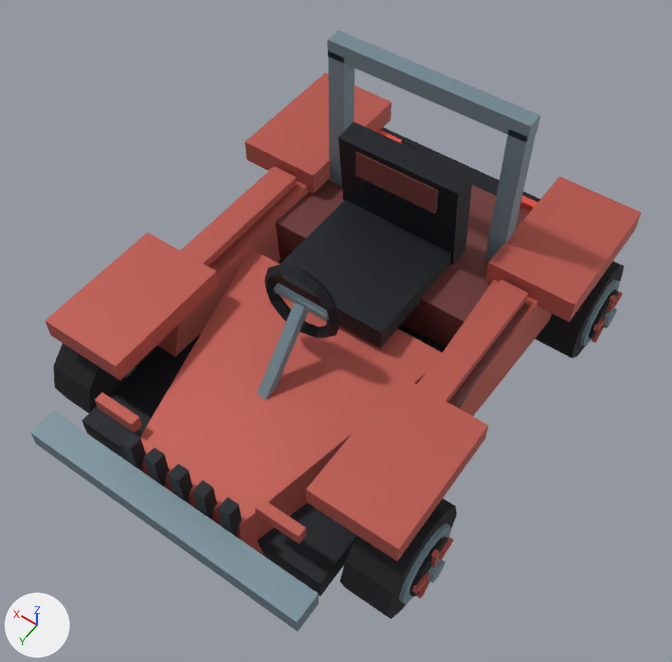
An edit to the glTF model DLC/Saw/assets/kart/saw/lawrence-gordon/kart.glb, drawn before and after from the same camera.
Both versions are drawn from a 50 mm camera at (-1.84, 2.72, 4.51) aimed at (-0.09, 0.27, 0.66). Arrows for +X, +Y and +Z are at lower left; the lights stay in place. The older version comes first. Where no turn or scale is listed for an object, it has been applied to the vertices. Vertices at exactly the same position are counted once.

Names of what the first picture shows: 'chassis', 'wheel-front-left', 'wheel-front-right', 'wheel-rear-left'.
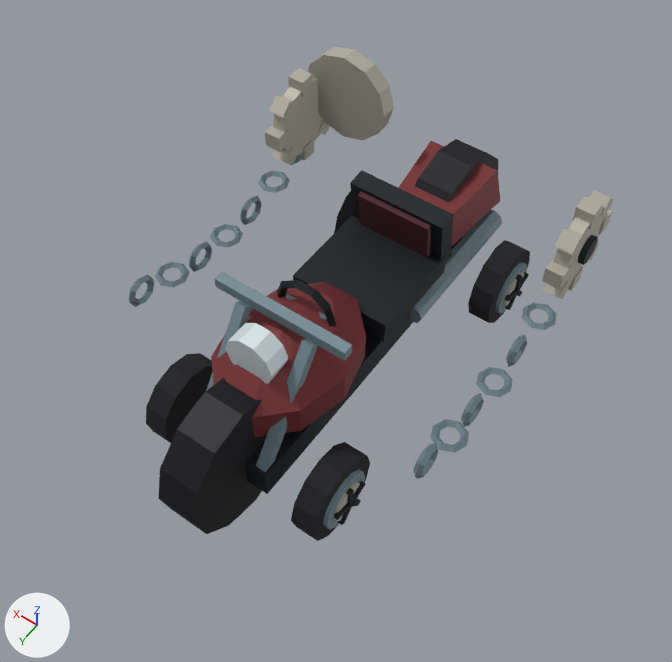
What differs and where, as boxes (x1, y1, x2, y2) in the pictures (672 x 662 px; the box of a moved part takes in the faces that stretch with it):
'chassis', deleted (brown): before (31, 31, 641, 632)
'identity-motorbike-motorbike-tank-and-fork', added: after (158, 139, 502, 534)
'identity-motorbike-driver-cockpit', added: after (277, 170, 453, 342)
'wheel-front-left', reshaped, moved: before (340, 499, 457, 619); after (291, 442, 370, 541)
'identity-motorbike-motif-gears', added: after (265, 68, 614, 299)
'wheel-rear-left', reshaped, moved: before (535, 261, 624, 358); after (468, 240, 530, 323)
'wheel-front-right', reshaped, moved: before (53, 343, 159, 413); after (146, 353, 213, 443)
'identity-motorbike-motif-clock', added: after (308, 46, 394, 140)
'identity-motorbike-motif-chains', added: after (129, 154, 556, 479)
part 1 of me_wheel_front_left, added: after (334, 482, 360, 521)
part 2 of me_wheel_front_left, added: after (346, 488, 354, 505)
part 3 of me_wheel_front_left, rebuilt: before (340, 499, 457, 619); after (291, 442, 370, 541)
part 4 of me_wheel_front_left, deleted: before (410, 536, 454, 599)
part 5 of me_wheel_front_left, moved or reshaped: before (399, 523, 451, 605); after (334, 481, 366, 525)
part 6 of me_wheel_rear_left, added: after (504, 272, 524, 306)
part 7 of me_wheel_rear_left, added: after (515, 274, 522, 291)
part 8 of me_wheel_rear_left, rebuilt: before (535, 261, 624, 358); after (468, 240, 530, 323)
part 9 of me_wheel_rear_left, deleted: before (588, 289, 623, 343)
part 10 of me_wheel_rear_left, moved or reshaped: before (580, 279, 620, 346); after (505, 272, 529, 310)

The change, as a diff of the scene's bpy script:
```diff
--- a/DLC/Saw/assets/kart/saw/lawrence-gordon/kart.glb.py
+++ b/DLC/Saw/assets/kart/saw/lawrence-gordon/kart.glb.py
@@ me_wheel_front_left @@
-me_wheel_front_left.from_pydata(...)  # 132 vertices, 228 faces; spans x -0.221..0.135, y -0.31..0.31, z -0.31..0.31
+me_wheel_front_left.from_pydata(...)  # 113 vertices, 196 faces; spans x -0.128..0.07, y -0.25..0.25, z -0.25..0.25
+# me_wheel_front_left part 1: a new loose piece, a 10-sided cylinder along x spanning x -0.11..-0.086, y -0.107..0.107, z -0.112..0.113, in mat_wheel_vertex_colours
+# me_wheel_front_left part 2: a new loose piece, a box spanning x -0.128..-0.102, y -0.015..0.015, z 0.0..0.125, in mat_wheel_vertex_colours
+# me_wheel_front_left part 3: the loose piece of 26 vertices spanning x -0.135..0.135, y -0.31..0.31, z -0.31..0.31 is rebuilt with 51 vertices and now spans x -0.094..0.07, y -0.25..0.25, z -0.25..0.25
+# me_wheel_front_left part 4: 7 loose pieces with 80 vertices, spanning x -0.221..-0.155, y -0.165..0.165, z -0.161..0.167, are deleted
+# me_wheel_front_left part 5: 26 vertices removed from x -0.159..-0.134, y -0.217..0.217, z -0.217..0.217; 32 vertices added at x -0.128..-0.102, y -0.124..0.124, z -0.11..0.053
 me_wheel_front_left.materials.append(mat_wheel_vertex_colours)
@@ me_wheel_rear_left @@
-me_wheel_rear_left.from_pydata(...)  # 132 vertices, 228 faces; spans x -0.221..0.135, y -0.31..0.31, z -0.31..0.31
+me_wheel_rear_left.from_pydata(...)  # 113 vertices, 196 faces; spans x -0.128..0.07, y -0.25..0.25, z -0.25..0.25
+# me_wheel_rear_left part 6: a new loose piece, a 10-sided cylinder along x spanning x -0.11..-0.086, y -0.107..0.107, z -0.112..0.113, in mat_wheel_vertex_colours
+# me_wheel_rear_left part 7: a new loose piece, a box spanning x -0.128..-0.102, y -0.015..0.015, z 0.0..0.125, in mat_wheel_vertex_colours
+# me_wheel_rear_left part 8: the loose piece of 26 vertices spanning x -0.135..0.135, y -0.31..0.31, z -0.31..0.31 is rebuilt with 51 vertices and now spans x -0.094..0.07, y -0.25..0.25, z -0.25..0.25
+# me_wheel_rear_left part 9: 7 loose pieces with 80 vertices, spanning x -0.221..-0.155, y -0.165..0.165, z -0.161..0.167, are deleted
+# me_wheel_rear_left part 10: 26 vertices removed from x -0.159..-0.134, y -0.217..0.217, z -0.217..0.217; 32 vertices added at x -0.128..-0.102, y -0.124..0.124, z -0.11..0.053
 me_wheel_rear_left.materials.append(mat_wheel_vertex_colours)
@@ me_wheel_front_right @@
-me_wheel_front_right.from_pydata(...)  # 132 vertices, 228 faces; spans x -0.135..0.221, y -0.31..0.31, z -0.31..0.31
+me_wheel_front_right.from_pydata(...)  # 113 vertices, 196 faces; spans x -0.07..0.128, y -0.25..0.25, z -0.25..0.25
+# me_wheel_front_right part 11: the loose piece of 26 vertices spanning x -0.135..0.135, y -0.31..0.31, z -0.31..0.31 is rebuilt with 51 vertices and now spans x -0.07..0.094, y -0.25..0.25, z -0.25..0.25
+# other edits to the shape of me_wheel_front_right do not show in these pictures
 me_wheel_front_right.materials.append(mat_wheel_vertex_colours)
@@ ob_chassis @@
-ob_chassis = bpy.data.objects.new('chassis', me_chassis)
@@ ob_wheel_front_left @@
 ob_wheel_front_left = bpy.data.objects.new('wheel-front-left', me_wheel_front_left)
-ob_wheel_front_left.location = (-0.955, 0.95, 0.31)
+ob_wheel_front_left.location = (-0.49, 0.87, 0.25)
@@ ob_wheel_rear_left @@
 ob_wheel_rear_left = bpy.data.objects.new('wheel-rear-left', me_wheel_rear_left)
-ob_wheel_rear_left.location = (-0.955, -0.95, 0.31)
+ob_wheel_rear_left.location = (-0.49, -0.87, 0.25)
@@ ob_wheel_front_right @@
 ob_wheel_front_right = bpy.data.objects.new('wheel-front-right', me_wheel_front_right)
-ob_wheel_front_right.location = (0.955, 0.95, 0.31)
+ob_wheel_front_right.location = (0.49, 0.87, 0.25)
@@ ob_identity_motorbike_motif_chains @@
+ob_identity_motorbike_motif_chains = bpy.data.objects.new('identity-motorbike-motif-chains', me_identity_motorbike_motif_chains)  # 448 vertices, 896 faces; spans x -1.0..1.0, y -0.8..0.78, z 0.46..0.8
+ob_identity_motorbike_motif_chains.location = (0.0, 0.0, 0.0)
@@ ob_identity_motorbike_motif_gears @@
+ob_identity_motorbike_motif_gears = bpy.data.objects.new('identity-motorbike-motif-gears', me_identity_motorbike_motif_gears)  # 216 vertices, 352 faces; spans x -0.98..0.98, y -1.07..-0.49, z 0.62..1.2
+ob_identity_motorbike_motif_gears.location = (0.0, 0.0, 0.0)
@@ ob_identity_motorbike_motif_clock @@
+ob_identity_motorbike_motif_clock = bpy.data.objects.new('identity-motorbike-motif-clock', me_identity_motorbike_motif_clock)  # 68 vertices, 120 faces; spans x 0.4..0.96, y -1.042..-0.89, z 0.79..1.35
+ob_identity_motorbike_motif_clock.location = (0.0, 0.0, 0.0)
@@ ob_identity_motorbike_driver_cockpit @@
+ob_identity_motorbike_driver_cockpit = bpy.data.objects.new('identity-motorbike-driver-cockpit', me_identity_motorbike_driver_cockpit)  # 80 vertices, 140 faces; spans x -0.3..0.3, y -0.557..0.679, z 0.459..1.086
+ob_identity_motorbike_driver_cockpit.location = (0.0, 0.0, 0.0)
@@ ob_identity_motorbike_motorbike_tank_and_fork @@
+ob_identity_motorbike_motorbike_tank_and_fork = bpy.data.objects.new('identity-motorbike-motorbike-tank-and-fork', me_identity_motorbike_motorbike_tank_and_fork)  # 197 vertices, 340 faces; spans x -0.39..0.39, y -1.47..1.47, z 0.01..1.09
+ob_identity_motorbike_motorbike_tank_and_fork.location = (0.0, 0.0, 0.0)
```
